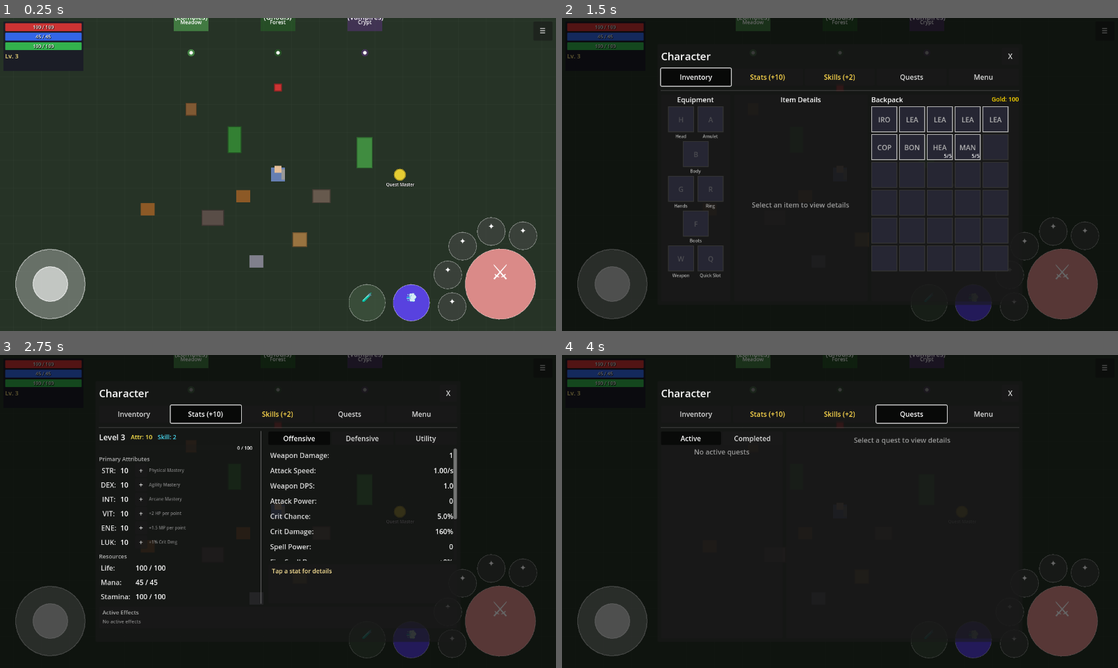
Above: before the commit, frames 1-4 (two rows, left to right).
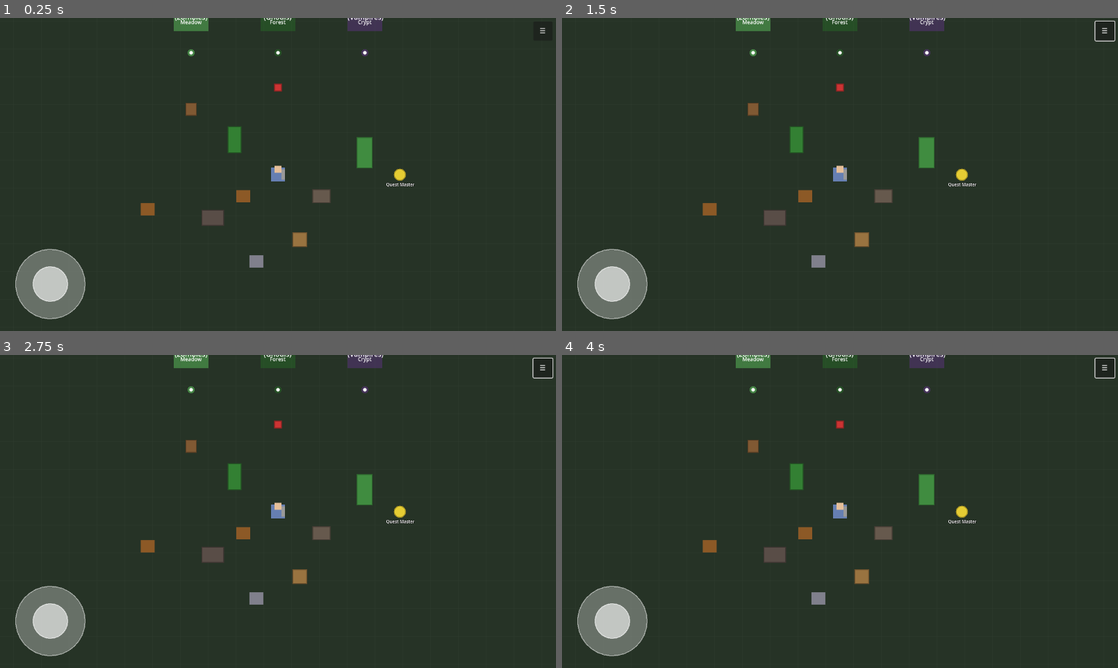
Above: after the commit, the same moments.

Repository: MatousHruska/MobileTestia
Game: Godot game, scene res://scenes/world/test_zone.tscn
The game is run twice, just before and just after one commit, with the same random seed, the same clock (stepped at 60 frames per second) and the same inputs.
Inputs (mouse positions are in pixels of both pictures, inside the frame that each line leads up to):
- Up to frame 1 (0.25 s): no input
- Up to frame 2 (1.5 s): click "☰" at 0.5 s; click (695, 77) at 1.25 s, where only the run before the commit has a clickable "Inventory"
- Up to frame 3 (2.75 s): click (205, 414) at 2 s, where only the run before the commit has a clickable "Stats (+10)"
- Up to frame 4 (4 s): click (840, 414) at 2.75 s, where only the run before the commit has a clickable "Skills (+2)"; click (912, 414) at 3.5 s, where only the run before the commit has a clickable "Quests"

The runs differ from the first frame. In frame 1, 4.9% of the frame differs, in the area x 0-97%, y 1-97%; in frame 2, 84%; in frame 3, 97%; in frame 4, 98%, in the area x 0-100%, y 0-100%.
Error after the commit: Parse Error: Cannot infer the type of "to_enemy" variable because the value doesn't have a set type. (res://scripts/ui/combat/combat_hud.gd:346)

Commit message:
Add skill combat mechanics and Basic Strike system
Phase 3 completion:
- Add new TalentData fields: auto_learn, lunge_force, recovery_time, hit_range, hit_arc
- Update skill execution with directional hit arc checking
- Add player skill mechanics: apply_skill_lunge(), apply_recovery_lockout()
- Auto-learn skills on game start (TalentManager._auto_learn_starting_skills)
- Move debug kill from attack button to skill slot 1
- Update SkillDatabase.bas with new column structure

Skill execution now:
- Uses hit_range from talent (not hardcoded by category)
- Filters enemies by hit_arc based on player facing
- Applies lunge force in facing direction
- Locks player during recovery_time
- Triggers attack animation for melee skills

Diff:
--- a/autoloads/talent_manager.gd
+++ b/autoloads/talent_manager.gd
@@ -64,6 +64,35 @@
 		current_tree_id = DatabaseLoader.talent_trees_list[0].get("id", "")
 
 	Debug.info("Talents", "Cached %d talents" % _talent_cache.size())
+
+	# Auto-learn skills marked with auto_learn
+	_auto_learn_starting_skills()
+
+
+func _auto_learn_starting_skills() -> void:
+	## Automatically learn and bind skills marked with auto_learn
+	var next_slot := 1  # Start at slot 1 (slot 0 is reserved for main skill later)
+
+	for talent_id in _talent_cache:
+		var talent: TalentData = _talent_cache[talent_id]
+
+		if talent.is_active() and talent.auto_learn:
+			# Force-learn the skill (bypass prerequisites and point requirements)
+			if not is_talent_learned(talent_id):
+				invested_talents[talent_id] = 1
+				skill_ranks[talent_id] = 1
+				Debug.info("Talents", "Auto-learned starting skill: %s" % talent.talent_name)
+
+			# Auto-bind to next available slot
+			if next_slot < MAX_SLOTS and not is_talent_bound(talent_id):
+				skill_bindings[next_slot] = talent_id
+				skill_bound.emit(next_slot, talent_id)
+				Debug.info("Talents", "Auto-bound %s to slot %d" % [talent.talent_name, next_slot])
+				next_slot += 1
+
+	if next_slot > 1:
+		_emit_skillbook_update()
+		talent_points_changed.emit(get_total_invested_points(), get_available_points())
 
 
 #===============================================================================
--- a/scripts/data/talent_data.gd
+++ b/scripts/data/talent_data.gd
@@ -48,6 +48,9 @@
 ## Skill category (melee, ranged, magic) - determines damage formula
 @export var skill_category: String = ""
 
+## Auto-learn: If true, skill is learned automatically at game start
+@export var auto_learn: bool = false
+
 ## Resource costs
 @export var mana_cost: float = 0.0
 @export var stamina_cost: float = 0.0
@@ -65,6 +68,12 @@
 
 ## Damage type (physical, fire, cold, etc.)
 @export var damage_type_id: int = 0
+
+## Combat mechanics
+@export var lunge_force: float = 0.0            # Lunge force when using skill
+@export var recovery_time: float = 0.0          # Time before player can act again
+@export var hit_range: float = 50.0             # Attack range in pixels
+@export var hit_arc: float = 360.0              # Hit arc in degrees (360 = all around, 90 = forward cone)
 
 ## Legacy field (kept for backwards compatibility)
 @export var damage_per_point: float = 0.0
@@ -127,6 +136,7 @@
 
 	# Active talent properties
 	talent.skill_category = data.get("skill_category", "")
+	talent.auto_learn = _parse_bool(data.get("auto_learn", false))
 	talent.mana_cost = float(data.get("mana_cost", 0))
 	talent.stamina_cost = float(data.get("stamina_cost", 0))
 	talent.cooldown = float(data.get("cooldown", 0))
@@ -141,6 +151,12 @@
 
 	# Damage type
 	talent.damage_type_id = int(data.get("damage_type", 0))
+
+	# Combat mechanics
+	talent.lunge_force = float(data.get("lunge_force", 0))
+	talent.recovery_time = float(data.get("recovery_time", 0))
+	talent.hit_range = float(data.get("hit_range", 50))
+	talent.hit_arc = float(data.get("hit_arc", 360))
 
 	# Legacy fields
 	talent.damage_per_point = float(data.get("damage_per_point", 0))
@@ -173,6 +189,17 @@
 			talent.rank_descriptions.append(rank_desc.strip_edges())
 
 	return talent
+
+
+## Parse boolean from various formats (true, false, 1, 0, "true", "false")
+static func _parse_bool(value: Variant) -> bool:
+	if value is bool:
+		return value
+	if value is int:
+		return value != 0
+	if value is String:
+		return value.to_lower() in ["true", "1", "yes"]
+	return false
 
 
 ## Parse stat bonuses string "stat:value;stat2:value2" into dictionary
--- a/scripts/player/player_controller.gd
+++ b/scripts/player/player_controller.gd
@@ -192,6 +192,30 @@
 	is_attacking = false
 	attack_ended.emit()
 	Debug.log("Combat", "Attack ended")
+
+
+## Skill mechanics (called by CombatHUD when using skills)
+func apply_skill_lunge(force: float) -> void:
+	## Apply lunge in facing direction from skill
+	var lunge_dir := _facing_to_vector(current_facing)
+	_lunge_velocity = lunge_dir * force
+	_lunge_timer = attack_lunge_duration  # Use same duration as regular attacks
+	Debug.log("Combat", "Skill lunge applied", {"force": force, "direction": lunge_dir})
+
+
+func apply_recovery_lockout(duration: float) -> void:
+	## Lock player input for recovery time after skill
+	is_locked = true
+	# Create a timer to unlock after duration
+	get_tree().create_timer(duration).timeout.connect(_end_recovery_lockout)
+	Debug.log("Combat", "Recovery lockout", {"duration": duration})
+
+
+func _end_recovery_lockout() -> void:
+	## Called when recovery timer expires
+	if not is_dodging:  # Don't unlock if in middle of dodge
+		is_locked = false
+	Debug.log("Combat", "Recovery ended")
 
 
 ## Facing logic
--- a/scripts/ui/combat/combat_hud.gd
+++ b/scripts/ui/combat/combat_hud.gd
@@ -242,19 +242,29 @@
 	Debug.log("Combat", "Attack activated")
 	attack_pressed.emit()
 
-	# TODO: Connect to player attack system
-	# For now, trigger the debug kill
-	if NPCManager:
-		NPCManager.debug_kill_all_enemies()
+	# Basic attack uses the player's request_attack which triggers animation
+	if player:
+		player.request_attack()
 
 
 func _on_ability_activated(slot_index: int, ability_id: String) -> void:
 	Debug.log("Combat", "Ability activated", {"slot": slot_index, "ability": ability_id})
+
+	# Debug kill moved to slot 1 (index 0) - check if this is the debug slot
+	if slot_index == 0 and ability_id == "debug_kill_all":
+		if NPCManager:
+			NPCManager.debug_kill_all_enemies()
+		return
 
 	# Get the talent data
 	var talent := TalentManager.get_talent(ability_id)
 	if not talent:
 		Debug.warn("Combat", "Talent not found: %s" % ability_id)
+		return
+
+	# Check if player can act (not in recovery)
+	if player and player.is_locked:
+		Debug.log("Combat", "Player is locked, cannot use %s" % talent.talent_name)
 		return
 
 	# Check resource costs
@@ -275,7 +285,10 @@
 	var invested := TalentManager.get_invested_points(ability_id)
 	var damage_result := DamageCalculator.calculate_final_damage(talent, invested)
 
-	# Apply damage to nearby enemies
+	# Apply combat mechanics (lunge, animation, recovery)
+	_apply_skill_mechanics(talent)
+
+	# Apply damage to enemies in range/arc
 	_apply_skill_damage(talent, damage_result)
 
 	# Start cooldown
@@ -289,25 +302,52 @@
 		"damage": int(damage_result.final_damage),
 		"crit": damage_result.is_critical,
 		"type": DamageCalculator.get_damage_type_name(damage_result.damage_type),
+		"range": talent.hit_range,
+		"arc": talent.hit_arc,
 	})
 
 
+func _apply_skill_mechanics(talent: TalentData) -> void:
+	## Apply lunge, animation, and recovery to player
+	if not player:
+		return
+
+	# Trigger attack animation for melee skills
+	if talent.skill_category.to_lower() == "melee":
+		player.request_attack()
+
+	# Apply lunge if specified
+	if talent.lunge_force > 0:
+		player.apply_skill_lunge(talent.lunge_force)
+
+	# Apply recovery lockout if specified
+	if talent.recovery_time > 0:
+		player.apply_recovery_lockout(talent.recovery_time)
+
+
 func _apply_skill_damage(talent: TalentData, damage_result: Dictionary) -> void:
-	## Apply skill damage to enemies in range
+	## Apply skill damage to enemies in range and arc
 	if not player:
 		return
 
-	# Get skill range based on category
-	var skill_range := 50.0  # Default melee range
-	if talent.skill_category.to_lower() == "ranged":
-		skill_range = 150.0
-	elif talent.skill_category.to_lower() == "magic":
-		skill_range = 100.0
+	# Use hit_range from talent
+	var skill_range := talent.hit_range
+	var skill_arc := talent.hit_arc
 
 	# Find enemies in range
 	var enemies := NPCManager.get_enemies_in_radius(player.global_position, skill_range)
 
+	# Get player facing direction for arc check
+	var facing_vector := _get_player_facing_vector()
+
 	for enemy in enemies:
+		# Check if enemy is within hit arc (skip if arc is 360 = all around)
+		if skill_arc < 360.0:
+			var to_enemy := (enemy.global_position - player.global_position).normalized()
+			var angle := rad_to_deg(facing_vector.angle_to(to_enemy))
+			if abs(angle) > skill_arc / 2.0:
+				continue  # Enemy is outside hit arc
+
 		if enemy.has_method("take_damage"):
 			# Apply armor/resistance reduction on enemy
 			var final_damage: float = damage_result.final_damage
@@ -319,6 +359,24 @@
 			# Log crit hits
 			if damage_result.is_critical:
 				Debug.log("Combat", "CRITICAL %s on %s!" % [talent.talent_name, enemy.enemy_name], "%.0f damage" % final_damage)
+
+
+func _get_player_facing_vector() -> Vector2:
+	## Get player's facing direction as a vector
+	if not player:
+		return Vector2.DOWN
+
+	match player.current_facing:
+		PlayerController.Facing.DOWN:
+			return Vector2.DOWN
+		PlayerController.Facing.UP:
+			return Vector2.UP
+		PlayerController.Facing.LEFT:
+			return Vector2.LEFT
+		PlayerController.Facing.RIGHT:
+			return Vector2.RIGHT
+
+	return Vector2.DOWN
 
 
 func _on_ability_ready(slot_index: int) -> void:
Not shown, changed: databases/vba/SkillDatabase.bas
